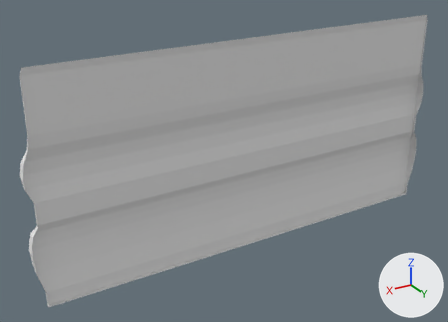
Before and after pictures for a commit that changed the Blender file Assets/Models/med2_8_half_top.blend.
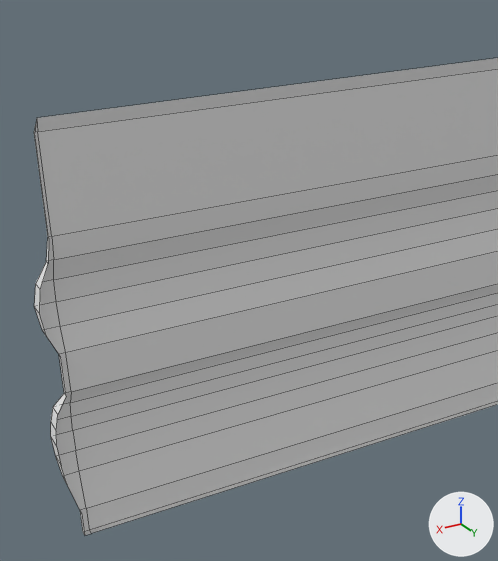
The first picture shows the older version from a 50 mm camera at (1.9, 4.06, 1.99) aimed at (0.18, 1.19, 0.55). The close-ups show both versions on the part from 0% to 64% of the width and 0% to 100% of the height of that picture; other places that the commit changed are outside them. Every picture has the same lights, and +X, +Y and +Z are marked at lower right. The close-ups show mesh edges as thin lines.

Names of what the first close-up shows: 'med2_8_cornerRH', 'med2_8_half_top_mesh'.
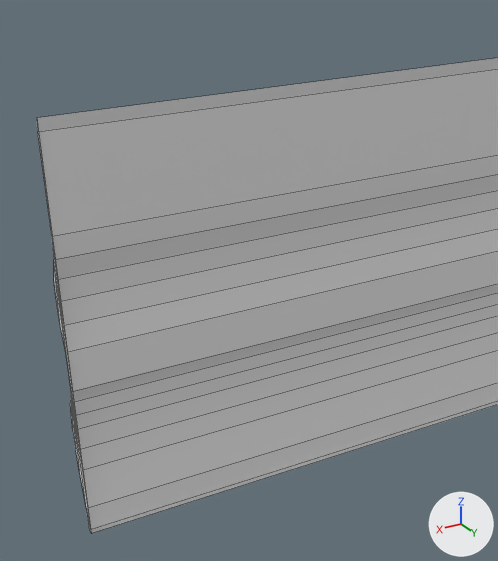
Pixel boxes [x1, y1, x2, y2] of what changed, in the close-ups (498 x 561 px):
'med2_8_cornerRH', hidden
    before: [34, 119, 91, 535]
part 1 of me_med2_8, added
    after: [37, 123, 91, 532]

The change, as a diff of the scene's bpy script:
```diff
--- a/Assets/Models/med2_8_half_top.blend.py
+++ b/Assets/Models/med2_8_half_top.blend.py
@@ me_med2_8 @@
 # used by ob_med2_8_half_top_mesh; location = (0.0, 0.0, 0.0)
-me_med2_8.from_pydata(...)  # 34 vertices, 16 faces; spans x -1.28..1.28, y 1.22..1.28, z 0.0..1.28
+me_med2_8.from_pydata(...)  # 34 vertices, 46 faces; spans x -1.28..1.28, y 1.22..1.28, z 0.0..1.28
+# me_med2_8 part 1
+# 15 new faces join them
 me_med2_8.materials.append(mat_med2_8)
@@ ob_med2_8_cornerrh @@
 ob_med2_8_cornerrh.location = (0.0, 0.0, 0.0)
+ob_med2_8_cornerrh.hide_viewport = True
```
